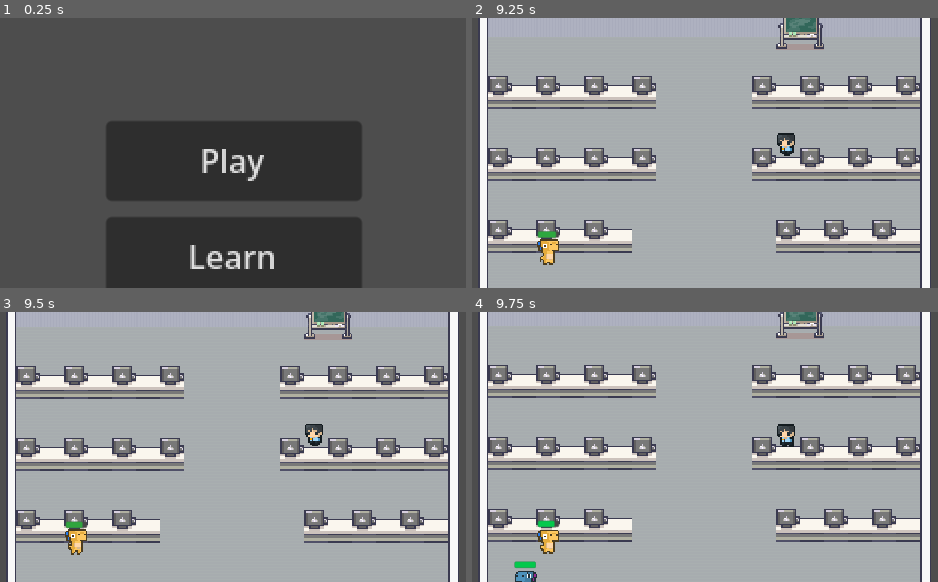
Above: before the commit, frames 1-4 (two rows, left to right).
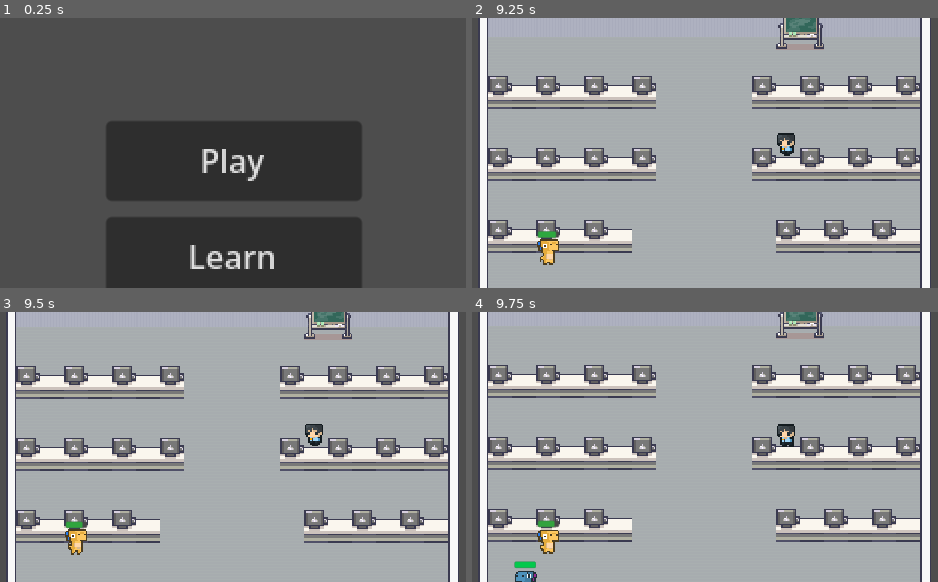
Above: after the commit, the same moments.

Repository: Raikosuu/Full-Tech-Panic_Public
Game: Godot game, scene res://scenes/main_menu.tscn
The game is run twice, just before and just after one commit, with the same random seed, the same clock (stepped at 60 frames per second) and the same inputs.
Inputs (mouse positions are in pixels of both pictures, inside the frame that each line leads up to):
- Up to frame 1 (0.25 s): no input
- Up to frame 2 (9.25 s): click "Play" at 0.5 s; move the mouse to (812, 139) at 1.27 s; hold D (move_right) 1.28-2 s; hold E (interact) 1.28-2 s; click (812, 139) at 1.42 s; drag from (611, 166) to (495, 117) at 2.02 s; move the mouse to (756, 93) at 2.77 s; hold D (move_right) 2.78-3.5 s; hold E (interact) 2.78-3.5 s; drag from (681, 207) to (546, 117) at 3.52 s; move the mouse to (849, 193) at 4.27 s; hold A (move_left) 4.28-5 s; hold E (interact) 4.28-5 s; drag from (560, 112) to (858, 117) at 5.02 s; move the mouse to (728, 153) at 5.77 s; hold S (move_down) 5.78-6.5 s; hold E (interact) 5.78-6.5 s; click (728, 153) at 5.92 s; drag from (635, 85) to (812, 115) at 6.52 s; move the mouse to (812, 139) at 7.27 s; hold W (move_up) 7.28-8 s; hold E (interact) 7.28-8 s; drag from (611, 166) to (910, 147) at 8.02 s; move the mouse to (756, 93) at 8.77 s; hold S (move_down) from 8.78 s (still down); hold E (interact) from 8.78 s (still down)
- Up to frame 3 (9.5 s): keep holding S (move_down); keep holding E (interact)
- Up to frame 4 (9.75 s): release S (move_down) at 9.5 s; release E (interact) at 9.5 s; drag from (681, 501) to (812, 411) at 9.52 s

Frames 1-3 are identical in both runs. In frame 4, less than 0.1% of the frame differs, in the area x 14-18%, y 77-80%.

Commit message:
NPC patience bar graphics update
patience bar now changes color based on its value.

Diff:
--- a/scripts/patience_bar.gd
+++ b/scripts/patience_bar.gd
@@ -5,10 +5,13 @@
 	max_value = 100
 	value = 100
 	show_percentage = false
+	# Give each instance its own copy so NPCs don't share the same color state
+	var fill_style := get_theme_stylebox("fill") as StyleBoxFlat
+	if fill_style:
+		add_theme_stylebox_override("fill", fill_style.duplicate())
 
 func set_ratio(ratio: float) -> void:
 	value = ratio * 100.0
-	# Recolor fill: green → yellow → red
 	var fill_style := get_theme_stylebox("fill") as StyleBoxFlat
 	if fill_style:
 		fill_style.bg_color = Color(1.0 - ratio, ratio * 0.8, ratio * 0.3, 0.99)
